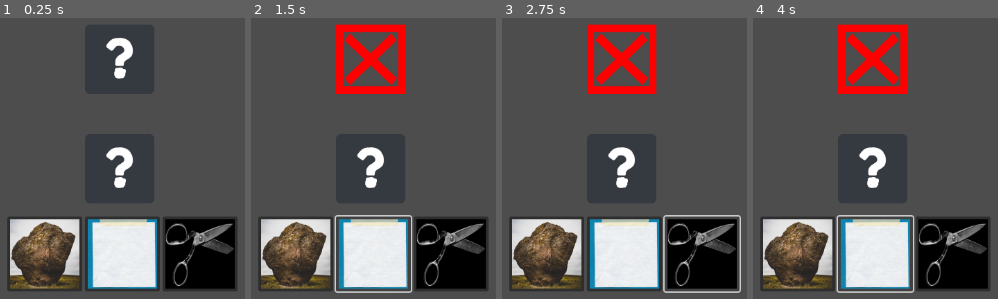
Above: before the commit, frames 1-4 (left to right).
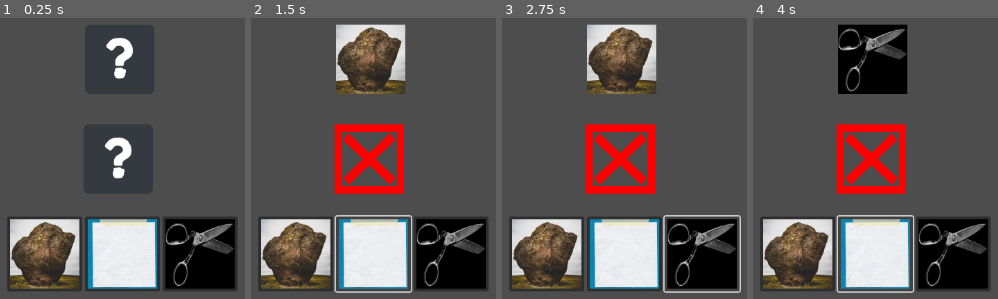
Above: after the commit, the same moments.

Repository: DrSpaniel/RockPaperChess
Game: Godot game, scene res://scenes/control.tscn
Same seed, same stepped clock (60 frames per second), same inputs: the game is played once before the commit and once after it.
Inputs (mouse positions are in pixels of both pictures, inside the frame that each line leads up to):
- Up to frame 1 (0.25 s): no input
- Up to frame 2 (1.5 s): click (295, 254) at 0.5 s; click (373, 254) at 1.25 s
- Up to frame 3 (2.75 s): click (702, 254) at 2 s
- Up to frame 4 (4 s): click (797, 254) at 2.75 s; click (875, 254) at 3.5 s

The runs differ from the first frame. In frame 1, 3.1% of the frame differs, in the area x 34-63%, y 38-66%; in frame 2, 15%, in the area x 33-64%, y 2-66%; in frame 3, 15%; in frame 4, 15%.

Commit message:
more shit while soaring in the sky
i think i get gdscript now. at least the functions and shit. my back hurts

anyway its almost done!!!

Diff:
--- a/RPCgodot2/scenes/control.gd
+++ b/RPCgodot2/scenes/control.gd
@@ -3,5 +3,26 @@
 
 
 func _on_rock_button_down() -> void:
+	var rand = (randi() % 3)
 	print("hello")
+
 	$result.texture = load("res://images/wrong.png")
+
+	if (rand == 0):
+		print("rock!")
+		$opponent.texture = load("res://images/rock.png")
+	elif (rand == 1):
+		print("paper!")
+		$opponent.texture = load("res://images/paper.png")
+	elif (rand == 2):
+		print("scissors!")
+		$opponent.texture = load("res://images/scissors.png")
+
+
+
+
+func rules(uInput, AiInput):	#this is the thing that decides who wins. takes opponent and user input, returns win or lose bool
+	{}
+
+func opponentGenerate(): #when any 3 user buttons are pressed, call this and itll randomize the action and then change the image. returns AiInput
+	{}
--- a/RPCgodot2/scenes/control.tscn
+++ b/RPCgodot2/scenes/control.tscn
@@ -37,19 +37,19 @@
 [node name="opponent" type="TextureRect" parent="."]
 layout_mode = 0
 offset_left = -57.0
-offset_top = -41.0
-offset_right = 43.0
-offset_bottom = 59.0
-texture = ExtResource("4_lt2xq")
-
-[node name="result" type="TextureRect" parent="."]
-layout_mode = 0
-offset_left = -57.0
 offset_top = -199.0
 offset_right = 43.0
 offset_bottom = -99.0
 texture = ExtResource("4_lt2xq")
 
+[node name="result" type="TextureRect" parent="."]
+layout_mode = 0
+offset_left = -59.0
+offset_top = -55.0
+offset_right = 41.0
+offset_bottom = 45.0
+texture = ExtResource("4_lt2xq")
+
 [node name="Camera2D" type="Camera2D" parent="."]
 
 [connection signal="button_down" from="BoxContainer/rock" to="." method="_on_rock_button_down"]
